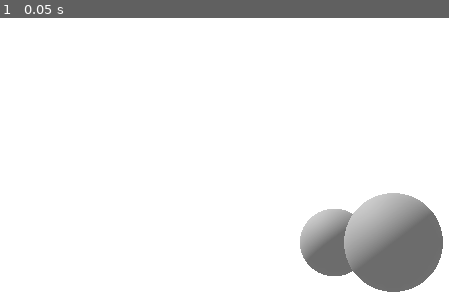
Above: before the commit, frame 1.
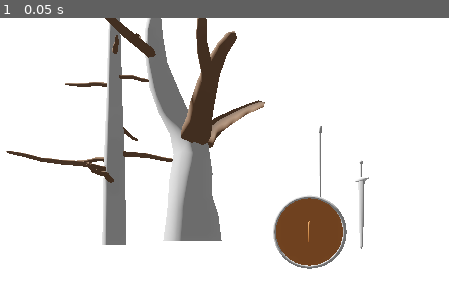
Above: after the commit, the same moment.

Repository: eldskald/godot4-cel-shader
Game: Godot game, scene res://sample-scene.tscn
Two runs of this game, one before a commit and one after it. Both use one fixed random seed, a clock stepped at 60 frames per second and the inputs below. The project has no main scene, so this scene is started directly.
Inputs:
- Up to frame 1 (0.05 s): no input

The runs differ from the first frame. In frame 1, 23% of the frame differs, in the area x 1-99%, y 0-98%.

Commit message:
add new models

Diff:
--- /dev/null
+++ b/src/materials/materials/bark1.tres
@@ -0,0 +1,14 @@
+[gd_resource type="ShaderMaterial" load_steps=3 format=3 uid="uid://ds2i5hgjb58jb"]
+
+[ext_resource type="Material" uid="uid://dnvlpeg4no6w3" path="res://materials/outline.tres" id="1_4c0ga"]
+[ext_resource type="Shader" path="res://shaders/cel-shader-base.gdshader" id="2_use32"]
+
+[resource]
+render_priority = 0
+next_pass = ExtResource("1_4c0ga")
+shader = ExtResource("2_use32")
+shader_parameter/color = Color(0.329412, 0.317647, 0.305882, 1)
+shader_parameter/specular = Color(0, 0, 0, 0.501961)
+shader_parameter/fresnel = Color(0, 0, 0, 0.301961)
+shader_parameter/uv_scale = Vector2(1, 1)
+shader_parameter/uv_offset = Vector2(0, 0)
--- a/src/materials/material2.tres
+++ b/src/materials/materials/glass1.tres
@@ -1,7 +1,7 @@
-[gd_resource type="ShaderMaterial" load_steps=3 format=3 uid="uid://sheh62lm2uaf"]
+[gd_resource type="ShaderMaterial" load_steps=3 format=3]
 
 [ext_resource type="Material" uid="uid://0qju63p01l1i" path="res://materials/outline-alpha.tres" id="1_bp6qv"]
-[ext_resource type="Shader" path="res://shaders/cel-shader-alpha-refr.gdshader" id="1_n4wg8"]
+[ext_resource type="Shader" path="res://shaders/cel-shader-transp.gdshader" id="1_n4wg8"]
 
 [resource]
 render_priority = 0
--- /dev/null
+++ b/src/materials/materials/steel-1.tres
@@ -0,0 +1,17 @@
+[gd_resource type="ShaderMaterial" load_steps=3 format=3 uid="uid://5qss4ojdhbk2"]
+
+[ext_resource type="Material" uid="uid://dnvlpeg4no6w3" path="res://materials/outline.tres" id="1_eorg8"]
+[ext_resource type="Shader" path="res://shaders/cel-shader-aniso.gdshader" id="2_v12ib"]
+
+[resource]
+render_priority = 0
+next_pass = ExtResource("1_eorg8")
+shader = ExtResource("2_v12ib")
+shader_parameter/anisotropy_ratio = 1.0
+shader_parameter/anisotropy_direction = Vector3(1, 0, 0)
+shader_parameter/aniso_map_dir_ratio = 0.0
+shader_parameter/color = Color(0.678431, 0.678431, 0.678431, 1)
+shader_parameter/specular = Color(0.501961, 0.501961, 0.501961, 0.501961)
+shader_parameter/fresnel = Color(0.219608, 0.219608, 0.219608, 0.301961)
+shader_parameter/uv_scale = Vector2(1, 1)
+shader_parameter/uv_offset = Vector2(0, 0)
--- /dev/null
+++ b/src/materials/materials/steel-2.tres
@@ -0,0 +1,14 @@
+[gd_resource type="ShaderMaterial" load_steps=3 format=3 uid="uid://2m8mvnhn7r2w"]
+
+[ext_resource type="Material" uid="uid://dnvlpeg4no6w3" path="res://materials/outline.tres" id="1_cmc1m"]
+[ext_resource type="Shader" path="res://shaders/cel-shader-base.gdshader" id="2_nd77k"]
+
+[resource]
+render_priority = 0
+next_pass = ExtResource("1_cmc1m")
+shader = ExtResource("2_nd77k")
+shader_parameter/color = Color(0.509804, 0.486275, 0.47451, 1)
+shader_parameter/specular = Color(0.4, 0.4, 0.4, 0.564706)
+shader_parameter/fresnel = Color(0.301961, 0.301961, 0.301961, 0.376471)
+shader_parameter/uv_scale = Vector2(1, 1)
+shader_parameter/uv_offset = Vector2(0, 0)
--- /dev/null
+++ b/src/materials/materials/wood-1.tres
@@ -0,0 +1,14 @@
+[gd_resource type="ShaderMaterial" load_steps=3 format=3 uid="uid://b30hw7jthmxmu"]
+
+[ext_resource type="Material" uid="uid://dnvlpeg4no6w3" path="res://materials/outline.tres" id="1_lknvw"]
+[ext_resource type="Shader" path="res://shaders/cel-shader-base.gdshader" id="2_2uhfo"]
+
+[resource]
+render_priority = 0
+next_pass = ExtResource("1_lknvw")
+shader = ExtResource("2_2uhfo")
+shader_parameter/color = Color(0.470588, 0.411765, 0.356863, 1)
+shader_parameter/specular = Color(0, 0, 0, 0)
+shader_parameter/fresnel = Color(0.22, 0.22, 0.22, 0.501961)
+shader_parameter/uv_scale = Vector2(1, 1)
+shader_parameter/uv_offset = Vector2(0, 0)
--- /dev/null
+++ b/src/models/nodes/dead-tree-1.tscn
@@ -0,0 +1,24 @@
+[gd_scene load_steps=3 format=3 uid="uid://dka531ojae3wn"]
+
+[ext_resource type="PackedScene" uid="uid://b2h5jo6npon06" path="res://models/models/dead-tree-1.glb" id="1_jrakl"]
+[ext_resource type="Material" uid="uid://ds2i5hgjb58jb" path="res://materials/materials/bark1.tres" id="2_kor6o"]
+
+[node name="dead-tree-1" instance=ExtResource("1_jrakl")]
+
+[node name="Cylinder" parent="." index="0"]
+surface_material_override/0 = ExtResource("2_kor6o")
+
+[node name="Cylinder001" parent="." index="1"]
+surface_material_override/0 = ExtResource("2_kor6o")
+
+[node name="Cylinder002" parent="." index="2"]
+surface_material_override/0 = ExtResource("2_kor6o")
+
+[node name="Cylinder003" parent="." index="3"]
+surface_material_override/0 = ExtResource("2_kor6o")
+
+[node name="Cylinder004" parent="." index="4"]
+surface_material_override/0 = ExtResource("2_kor6o")
+
+[node name="Cylinder005" parent="." index="5"]
+surface_material_override/0 = ExtResource("2_kor6o")
--- /dev/null
+++ b/src/models/nodes/dead-tree-2.tscn
@@ -0,0 +1,33 @@
+[gd_scene load_steps=3 format=3 uid="uid://haq2wm17svvb"]
+
+[ext_resource type="PackedScene" uid="uid://bjwj1ku6cveyd" path="res://models/models/dead-tree-2.glb" id="1_jgrm6"]
+[ext_resource type="Material" uid="uid://ds2i5hgjb58jb" path="res://materials/materials/bark1.tres" id="2_bfl2b"]
+
+[node name="dead-tree-2" instance=ExtResource("1_jgrm6")]
+
+[node name="Cylinder" parent="." index="0"]
+surface_material_override/0 = ExtResource("2_bfl2b")
+
+[node name="Cylinder001" parent="." index="1"]
+surface_material_override/0 = ExtResource("2_bfl2b")
+
+[node name="Cylinder002" parent="." index="2"]
+surface_material_override/0 = ExtResource("2_bfl2b")
+
+[node name="Cylinder003" parent="." index="3"]
+surface_material_override/0 = ExtResource("2_bfl2b")
+
+[node name="Cylinder004" parent="." index="4"]
+surface_material_override/0 = ExtResource("2_bfl2b")
+
+[node name="Cylinder005" parent="." index="5"]
+surface_material_override/0 = ExtResource("2_bfl2b")
+
+[node name="Cylinder006" parent="." index="6"]
+surface_material_override/0 = ExtResource("2_bfl2b")
+
+[node name="Cylinder007" parent="." index="7"]
+surface_material_override/0 = ExtResource("2_bfl2b")
+
+[node name="Cylinder008" parent="." index="8"]
+surface_material_override/0 = ExtResource("2_bfl2b")
--- /dev/null
+++ b/src/models/nodes/polearm-1.tscn
@@ -0,0 +1,18 @@
+[gd_scene load_steps=5 format=3 uid="uid://qhwe2yhkr5vk"]
+
+[ext_resource type="PackedScene" uid="uid://4lwfrgo13qpn" path="res://models/models/polearm-1.glb" id="1_hb0iy"]
+[ext_resource type="Material" uid="uid://b30hw7jthmxmu" path="res://materials/materials/wood-1.tres" id="2_owasu"]
+[ext_resource type="Material" uid="uid://5qss4ojdhbk2" path="res://materials/materials/steel-1.tres" id="3_4tekr"]
+[ext_resource type="Material" uid="uid://2m8mvnhn7r2w" path="res://materials/materials/steel-2.tres" id="4_b4bpg"]
+
+[node name="polearm-1" instance=ExtResource("1_hb0iy")]
+
+[node name="Cylinder" parent="." index="0"]
+transform = Transform3D(0.664196, 0.00560695, -0.0017212, -0.00122266, 3.06795, -0.00339532, 0.00171496, 0.0156979, 0.664189, 1.29108e-05, 0.827109, -1.42364e-05)
+surface_material_override/0 = ExtResource("2_owasu")
+
+[node name="Cylinder001" parent="." index="1"]
+surface_material_override/0 = ExtResource("3_4tekr")
+
+[node name="Cylinder002" parent="." index="2"]
+surface_material_override/0 = ExtResource("4_b4bpg")
--- /dev/null
+++ b/src/models/nodes/shield-1.tscn
@@ -0,0 +1,19 @@
+[gd_scene load_steps=4 format=3 uid="uid://dh4ugcqrvgpdq"]
+
+[ext_resource type="PackedScene" uid="uid://jgxi0rfoh2mm" path="res://models/models/shield-1.glb" id="1_gsf65"]
+[ext_resource type="Material" uid="uid://2m8mvnhn7r2w" path="res://materials/materials/steel-2.tres" id="2_xsu8n"]
+[ext_resource type="Material" uid="uid://b30hw7jthmxmu" path="res://materials/materials/wood-1.tres" id="3_ad40i"]
+
+[node name="shield-1" instance=ExtResource("1_gsf65")]
+
+[node name="Cylinder" parent="." index="0"]
+surface_material_override/0 = ExtResource("2_xsu8n")
+
+[node name="Cylinder001" parent="." index="1"]
+surface_material_override/0 = ExtResource("3_ad40i")
+
+[node name="Sphere" parent="." index="2"]
+surface_material_override/0 = ExtResource("2_xsu8n")
+
+[node name="Cylinder002" parent="." index="3"]
+surface_material_override/0 = ExtResource("3_ad40i")
--- /dev/null
+++ b/src/models/nodes/sword-1.tscn
@@ -0,0 +1,20 @@
+[gd_scene load_steps=5 format=3 uid="uid://x5u5qv4eorfh"]
+
+[ext_resource type="PackedScene" uid="uid://d1i5ofp6yu62u" path="res://models/models/sword-1.glb" id="1_3we6o"]
+[ext_resource type="Material" uid="uid://5qss4ojdhbk2" path="res://materials/materials/steel-1.tres" id="2_hapi1"]
+[ext_resource type="Material" uid="uid://2m8mvnhn7r2w" path="res://materials/materials/steel-2.tres" id="3_1gid1"]
+[ext_resource type="Material" uid="uid://b30hw7jthmxmu" path="res://materials/materials/wood-1.tres" id="4_46tqg"]
+
+[node name="sword-1" instance=ExtResource("1_3we6o")]
+
+[node name="Cube" parent="." index="0"]
+surface_material_override/0 = ExtResource("2_hapi1")
+
+[node name="Cube001" parent="." index="1"]
+surface_material_override/0 = ExtResource("3_1gid1")
+
+[node name="Cylinder" parent="." index="2"]
+surface_material_override/0 = ExtResource("4_46tqg")
+
+[node name="Sphere" parent="." index="3"]
+surface_material_override/0 = ExtResource("3_1gid1")
--- a/src/sample-scene.tscn
+++ b/src/sample-scene.tscn
@@ -1,7 +1,10 @@
-[gd_scene load_steps=5 format=3 uid="uid://d3l121hujq6bo"]
+[gd_scene load_steps=7 format=3 uid="uid://w4k1fp8lu7tr"]
 
-[ext_resource type="Material" uid="uid://bq1lnipi63h4c" path="res://materials/material1.tres" id="1_e8w3l"]
-[ext_resource type="Material" uid="uid://sheh62lm2uaf" path="res://materials/material2.tres" id="2_6i3p4"]
+[ext_resource type="PackedScene" uid="uid://dka531ojae3wn" path="res://models/nodes/dead-tree-1.tscn" id="4_7qvcg"]
+[ext_resource type="PackedScene" uid="uid://qhwe2yhkr5vk" path="res://models/nodes/polearm-1.tscn" id="4_qojxx"]
+[ext_resource type="PackedScene" uid="uid://haq2wm17svvb" path="res://models/nodes/dead-tree-2.tscn" id="5_lq7xb"]
+[ext_resource type="PackedScene" uid="uid://dh4ugcqrvgpdq" path="res://models/nodes/shield-1.tscn" id="5_yoddf"]
+[ext_resource type="PackedScene" uid="uid://x5u5qv4eorfh" path="res://models/nodes/sword-1.tscn" id="6_fnwlx"]
 
 [sub_resource type="Environment" id="Environment_5lahd"]
 ambient_light_source = 2
@@ -12,25 +15,30 @@
 glow_strength = 0.6
 glow_blend_mode = 1
 
-[sub_resource type="SphereMesh" id="SphereMesh_3avd5"]
-
 [node name="Node3D" type="Node3D"]
 
 [node name="WorldEnvironment" type="WorldEnvironment" parent="."]
 environment = SubResource("Environment_5lahd")
 
 [node name="DirectionalLight3D" type="DirectionalLight3D" parent="."]
-transform = Transform3D(1, 0, 0, 0, 0.605752, 0.795653, 0, -0.795653, 0.605752, 0, 1.51003, 0)
+transform = Transform3D(1, 0, 0, 0, 0.605752, 0.795653, 0, -0.795653, 0.605752, 0, 1.67761, -0.672959)
+shadow_enabled = true
+sky_mode = 1
 
 [node name="Camera3D" type="Camera3D" parent="."]
 transform = Transform3D(-4.37114e-08, 0, 1, 0, 1, 0, -1, 0, -4.37114e-08, 3, 0, 0)
 
-[node name="MeshInstance3D" type="MeshInstance3D" parent="."]
-mesh = SubResource("SphereMesh_3avd5")
-surface_material_override/0 = ExtResource("1_e8w3l")
+[node name="dead-tree-1" parent="." instance=ExtResource("4_7qvcg")]
+transform = Transform3D(1, 0, 0, 0, 1, 0, 0, 0, 1, 1.22033, 0, 1.18658)
 
-[node name="MeshInstance3D2" type="MeshInstance3D" parent="."]
-transform = Transform3D(1, 0, 0, 0, 1, 0, 0, 0, 1, -1.34557, 0, 0.866144)
-mesh = SubResource("SphereMesh_3avd5")
-skeleton = NodePath("../MeshInstance3D")
-surface_material_override/0 = ExtResource("2_6i3p4")
+[node name="dead-tree-2" parent="." instance=ExtResource("5_lq7xb")]
+transform = Transform3D(1, 0, 0, 0, 1, 0, 0, 0, 1, 0.9, 0, 2)
+
+[node name="sword-1" parent="." instance=ExtResource("6_fnwlx")]
+transform = Transform3D(-0.722871, 0, 0.690983, 0, 1, 0, -0.690983, 0, -0.722871, 0.051526, 0.157339, 0.323299)
+
+[node name="polearm-1" parent="." instance=ExtResource("4_qojxx")]
+transform = Transform3D(1, 0, 0, 0, 1, 0, 0, 0, 1, -0.2, 0, 0.8)
+
+[node name="shield-1" parent="." instance=ExtResource("5_yoddf")]
+transform = Transform3D(1, 0, 0, 0, 1, 0, 0, 0, 1, 0.2, 0, 0.8)
--- /dev/null
+++ b/src/shaders/cel-shader-aniso.gdshader
@@ -0,0 +1,184 @@
+shader_type spatial;
+
+#define USE_ALPHA 0
+#define USE_ALPHA_CUTOFF 0
+#define USE_EMISSION 0
+#define USE_REFLECTIONS 0
+#define USE_NORMAL_MAP 0
+#define USE_OCCLUSION 0
+#define USE_ANISOTROPY 1
+#define USE_BACKLIGHT 0
+#define USE_REFRACTION 0
+
+#if USE_ALPHA
+render_mode depth_draw_never;
+#endif
+
+#include "includes/base-cel-shader.gdshaderinc"
+
+#if USE_EMISSION
+#include "includes/emission.gdshaderinc"
+#endif
+
+#if USE_REFLECTIONS
+#include "includes/reflections.gdshaderinc"
+#endif
+
+#if USE_NORMAL_MAP
+#include "includes/normal-map.gdshaderinc"
+#endif
+
+#if USE_OCCLUSION
+#include "includes/occlusion.gdshaderinc"
+#endif
+
+#if USE_ANISOTROPY
+#include "includes/anisotropy.gdshaderinc"
+#endif
+
+#if USE_BACKLIGHT
+#include "includes/backlight.gdshaderinc"
+#endif
+
+#if USE_REFRACTION
+#include "includes/refraction.gdshaderinc"
+#elif !USE_REFRACTION && USE_ALPHA
+#include "includes/transparency.gdshaderinc"
+#endif
+
+group_uniforms BaseProperties;
+#if USE_ALPHA_CUTOFF
+uniform float alpha_cutoff: hint_range(0.0, 1.0) = 0.5;
+#endif
+uniform vec4 color: source_color = vec4(0.7, 0.12, 0.86, 1.0);
+uniform sampler2D base_texture: source_color;
+uniform vec4 specular: source_color = vec4(0.3, 0.3, 0.3, 0.5);
+uniform sampler2D specular_texture: hint_default_white;
+uniform vec4 fresnel: source_color = vec4(0.2, 0.2, 0.2, 0.3);
+uniform sampler2D fresnel_texture: hint_default_white;
+group_uniforms;
+
+varying vec3 SPECULAR_COLOR;
+varying float SPECULAR_AMOUNT;
+varying vec3 FRESNEL_COLOR;
+varying float FRESNEL_AMOUNT;
+
+group_uniforms Tiling;
+uniform vec2 uv_scale = vec2(1,1);
+uniform vec2 uv_offset = vec2(0,0);
+group_uniforms;
+
+void vertex() {
+	UV = UV * uv_scale.xy + uv_offset.xy;
+}
+
+void fragment() {
+	ALBEDO = color.rgb * texture(base_texture, UV).rgb;
+#if USE_ALPHA
+	float alpha = color.a * texture(base_texture, UV).a;
+	ALBEDO *= alpha;
+#elif USE_ALPHA_CUTOFF
+	ALPHA = color.a * texture(base_texture, UV).a;
+	ALPHA_SCISSOR_THRESHOLD = color.a * texture(base_texture, UV).a;
+#endif
+
+#if USE_REFRACTION && USE_ALPHA
+	EMISSION += refraction_fragment(alpha, NORMAL, SCREEN_UV, FRAGCOORD.z);
+#elif !USE_REFRACTION && USE_ALPHA
+	EMISSION += transparency_fragment(alpha, SCREEN_UV);
+#endif
+
+	SPECULAR_COLOR = specular.rgb * texture(specular_texture, UV).rgb;
+	SPECULAR_AMOUNT = specular.a * texture(specular_texture, UV).a;
+	FRESNEL_COLOR = fresnel.rgb * texture(fresnel_texture, UV).rgb;
+	FRESNEL_AMOUNT = fresnel.a * texture(fresnel_texture, UV).a;
+
+#if USE_EMISSION
+	EMISSION += emission_fragment(UV);
+#endif
+
+#if USE_REFLECTIONS
+	Surface surf = reflections_fragment(UV);
+	METALLIC = surf.metallic;
+	ROUGHNESS = surf.roughness;
+#endif
+
+#if USE_NORMAL_MAP
+	NormalData normal = normal_map_fragment(UV, NORMAL, TANGENT, BINORMAL);
+	NORMAL = normal.vector;
+	NORMAL_MAP = normal.map;
+	NORMAL_MAP_DEPTH = normal.depth;
+#endif
+
+#if USE_OCCLUSION
+	OcclusionData occlusion = occlusion_fragment(UV);
+	AO = occlusion.ao;
+	AO_LIGHT_AFFECT = occlusion.ao_light_affect;
+#endif
+
+#if USE_ANISOTROPY
+	AnisotropyData aniso = anisotropy_fragment(UV);
+	ANISOTROPY_DIR = aniso.direction;
+	ANISOTROPY_RATIO = aniso.ratio;
+#endif
+
+#if USE_BACKLIGHT
+	BACKLIGHT = backlight_fragment(UV);
+#endif
+}
+
+void light() {
+#if USE_BACKLIGHT
+	DIFFUSE_LIGHT += backlight_diffuse(
+			ALBEDO,
+			LIGHT_COLOR,
+			LIGHT,
+			NORMAL,
+			ATTENUATION,
+			BACKLIGHT
+	);
+#else
+	DIFFUSE_LIGHT += diffuse_light(
+			ALBEDO,
+			LIGHT_COLOR,
+			LIGHT,
+			NORMAL,
+			ATTENUATION
+	);
+#endif
+
+#if USE_ANISOTROPY
+	SPECULAR_LIGHT += anisotropy_specular(
+			LIGHT_COLOR,
+			SPECULAR_COLOR,
+			SPECULAR_AMOUNT,
+			NORMAL,
+			VIEW,
+			LIGHT,
+			ATTENUATION,
+			UV,
+			ANISOTROPY_DIR,
+			ANISOTROPY_RATIO
+	);
+#else
+	SPECULAR_LIGHT += specular_light(
+			LIGHT_COLOR,
+			SPECULAR_COLOR,
+			SPECULAR_AMOUNT,
+			NORMAL,
+			VIEW,
+			LIGHT,
+			ATTENUATION
+	);
+#endif
+
+	SPECULAR_LIGHT += fresnel_light(
+			LIGHT_COLOR,
+			FRESNEL_COLOR,
+			FRESNEL_AMOUNT,
+			NORMAL,
+			VIEW,
+			LIGHT,
+			ATTENUATION
+	);
+}
Renamed: src/materials/material1.tres -> src/materials/materials/sample.tres
Binary file added: src/models/models/dead-tree-1.glb
Binary file added: src/models/models/dead-tree-2.glb
Binary file added: src/models/models/polearm-1.glb
Binary file added: src/models/models/shield-1.glb
Binary file added: src/models/models/sword-1.glb
Renamed: src/shaders/cel-shader-alpha-refr.gdshader -> src/shaders/cel-shader-transp.gdshader
